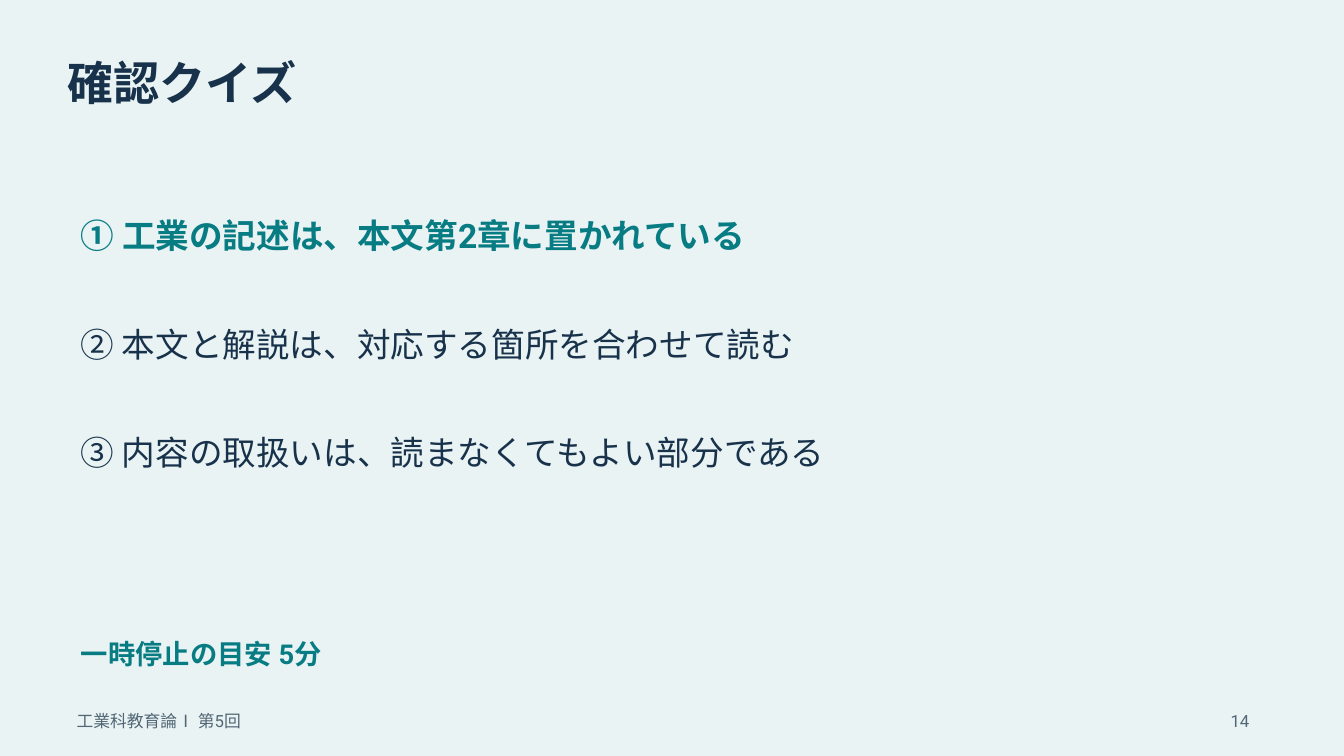
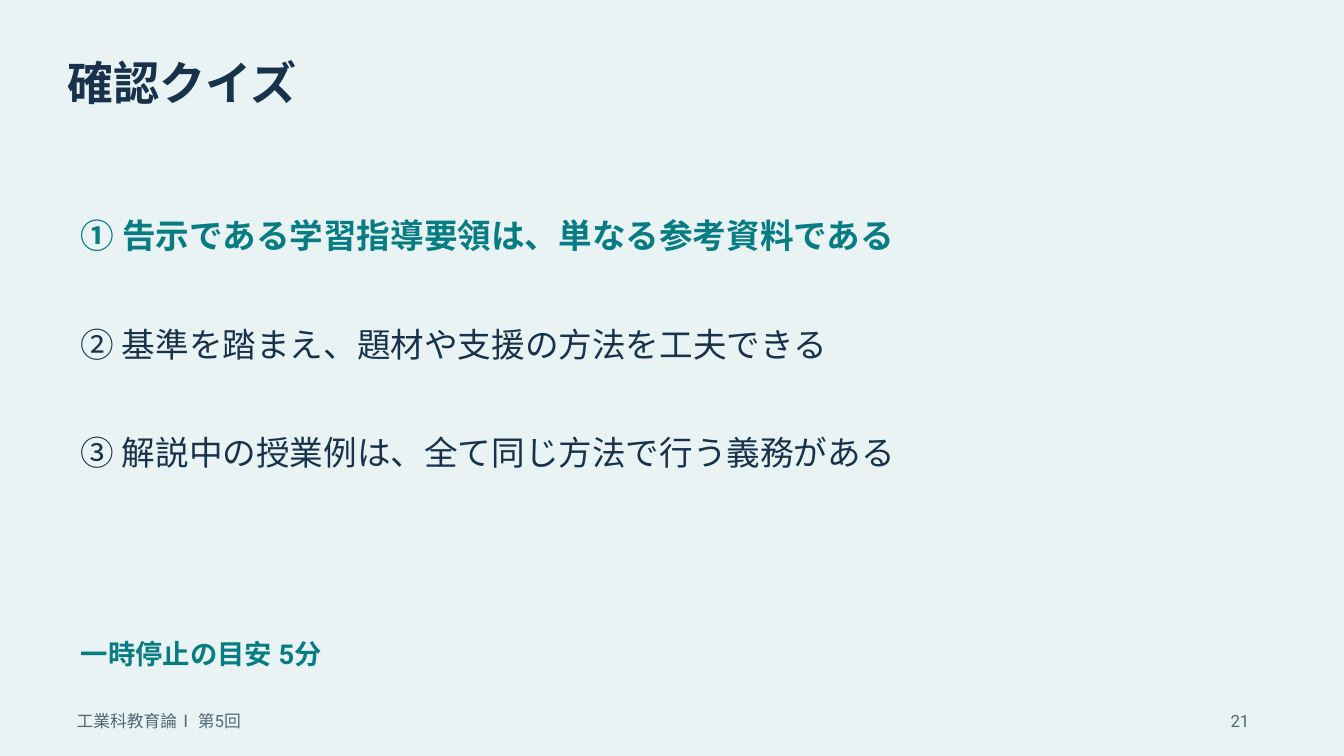
Before and after one commit to zooc-14calbp/industrial-education-i, a slide deck: slide 21 of lessons/05/slides.pptx (slide 14 before the commit). Drawn at 1344x756 pixels with LibreOffice and Linux fonts; fonts in the diff are those of the drawing. Boxes give left, top, right and bottom in pixels: in the first picture for what was removed or moved away, otherwise in the second. Text is boxed around its words. In the diff, an @@ line names an element or a change of style, - is before the commit and + after.

```diff
--- a/lessons/05/slides.pptx
+++ b/lessons/05/slides.pptx
@@ text at (81, 219, 894, 251): text changed @@
-① 工業の記述は、本文第2章に置かれている
+① 告示である学習指導要領は、単なる参考資料である
@@ text at (81, 328, 827, 360): text changed @@
-② 本文と解説は、対応する箇所を合わせて読む
+② 基準を踏まえ、題材や支援の方法を工夫できる
@@ text at (81, 436, 895, 468): text changed @@
-③ 内容の取扱いは、読まなくてもよい部分である
+③ 解説中の授業例は、全て同じ方法で行う義務がある
@@ text at (1231, 715, 1250, 727): text changed @@
-14
+21
```
Also in this commit, not shown: 30 other slides changed, 6 slides added, 6 other files.
